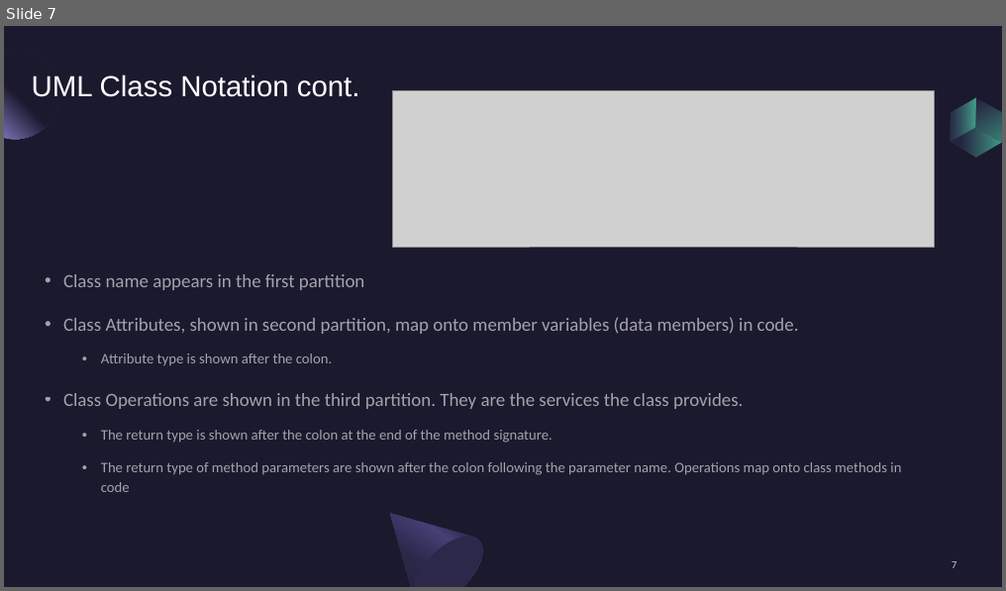
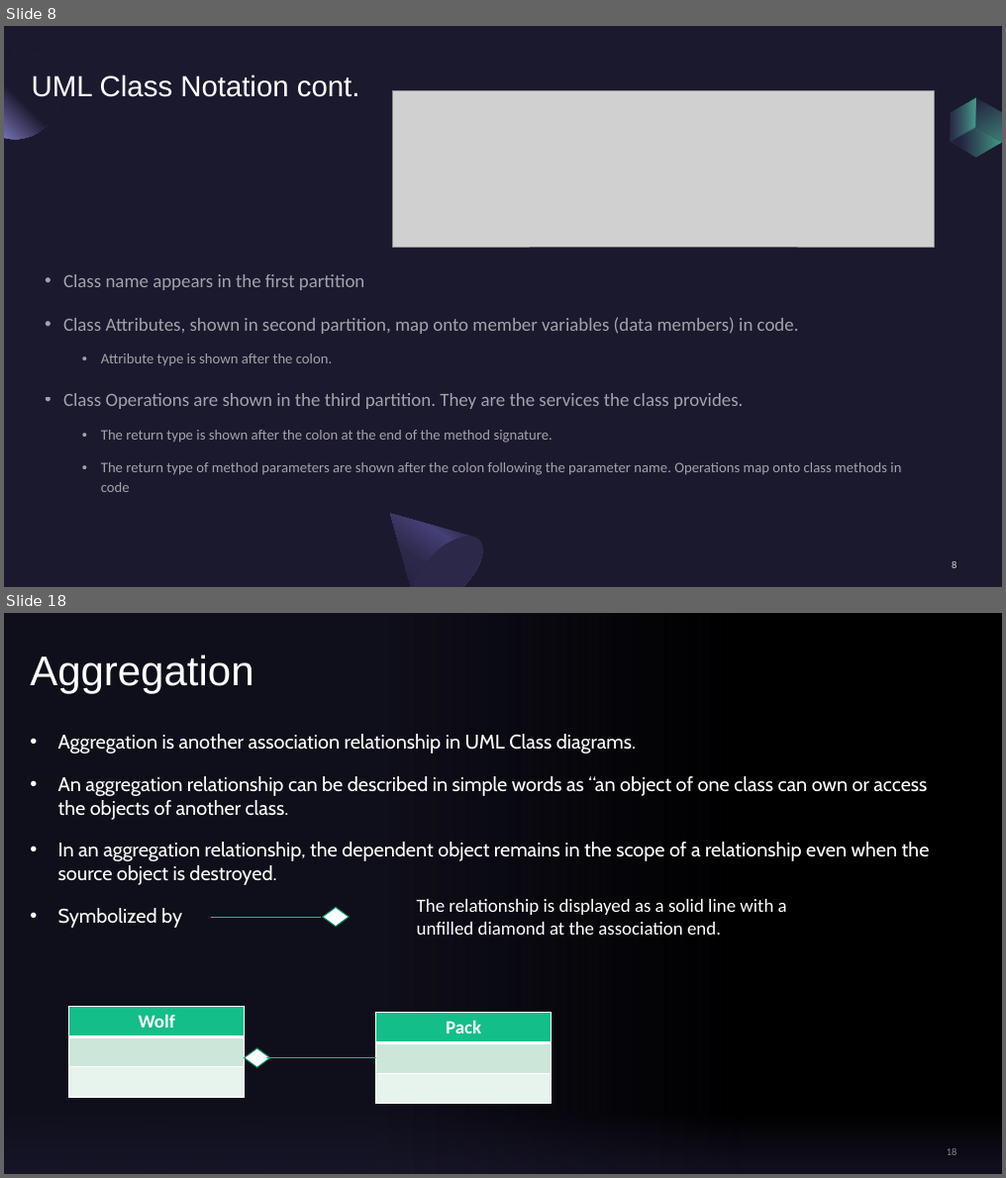
Before and after one commit to draidyn/ATMApplication, a slide deck: FinalPresentationClassDiagram.pptx. Shown one above the other, each under a label of ours: slide 7 before the commit, slides 8 and 18 after it; the slides between them are not shown. The pictures are 1006x591 and 1006x1178 pixels, drawn with LibreOffice and Linux fonts; fonts in the diff are those of the drawing; grey boxes stand for pictures; background and template pictures are left out. Boxes give left, top, right and bottom in pixels: in the first picture for what was removed or moved away, otherwise in the second. Text is boxed around its words. In the diff, an @@ line names an element or a change of style, - is before the commit and + after.

```diff
--- a/FinalPresentationClassDiagram.pptx
+++ b/FinalPresentationClassDiagram.pptx
@@ slide 18 added at (x1=4, y1=613, x2=1002, y2=1174), background picture (left out); not listed: 2 template elements that a slide beside it also shows @@
@@ title added at (x1=30, y1=655, x2=253, y2=694), 40 pt, text #FFFFFF @@
+Aggregation
@@ subtitle added at (x1=58, y1=734, x2=930, y2=928), 19 pt, text #FFFFFF @@
+• Aggregation is another association relationship in UML Class diagrams.
+• An aggregation relationship can be described in simple words as “an object of one class can own or access the objects of another class.
+• In an aggregation relationship, the dependent object remains in the scope of a relationship even when the source object is destroyed.
+• Symbolized by
@@ diamond added at (x1=323, y1=907, x2=350, y2=926), fill #FFFFFF, outline #0E8D65 1 pt @@
@@ text added at (x1=417, y1=899, x2=787, y2=935), 18 pt, text #FFFFFF @@
+The relationship is displayed as a solid line with a unfilled diamond at the association end.
@@ line added from (211, 917) to (322, 917), #13BE89 0.5 pt @@
@@ table added at (x1=69, y1=1007, x2=245, y2=1098), 3 rows, 1 columns @@
+Wolf
+
+
@@ table added at (x1=376, y1=1013, x2=551, y2=1103), 3 rows, 1 columns @@
+Pack
+
+
@@ diamond added at (x1=245, y1=1049, x2=270, y2=1067), fill #FFFFFF, outline #0E8D65 1 pt @@
@@ line added from (266, 1059) to (376, 1059), #13BE89 0.5 pt @@
@@ page number added at (x1=946, y1=1149, x2=957, y2=1156), 10 pt, text #A6A6A6 at 80% opacity @@
+18
@@ what was slide 7 is now slide 8 @@
@@ page number at (x1=951, y1=562, x2=956, y2=569): text changed @@
-7
+8
```
Also in this commit, not shown: 17 slides changed, 6 other slides added, 1 slide removed.
